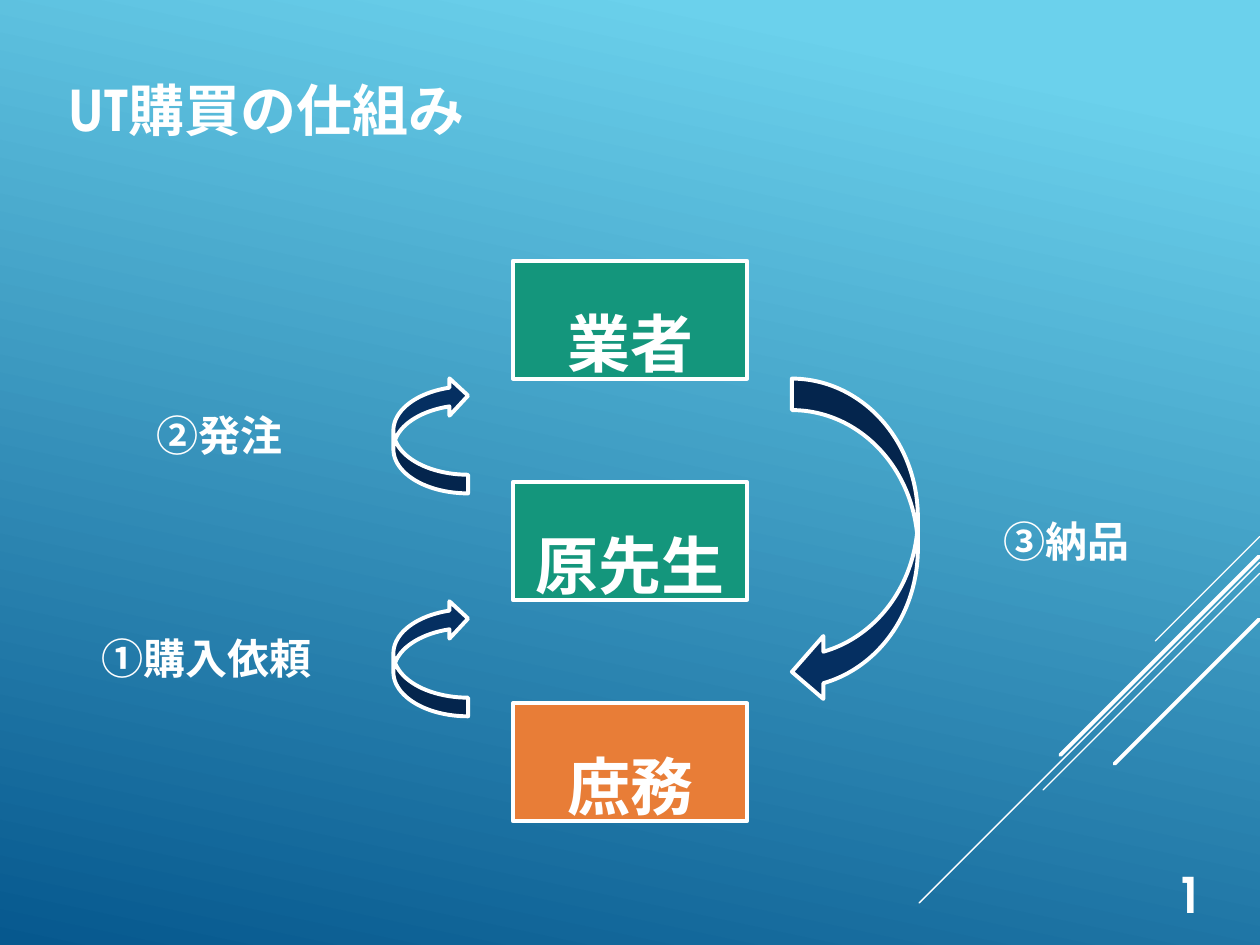
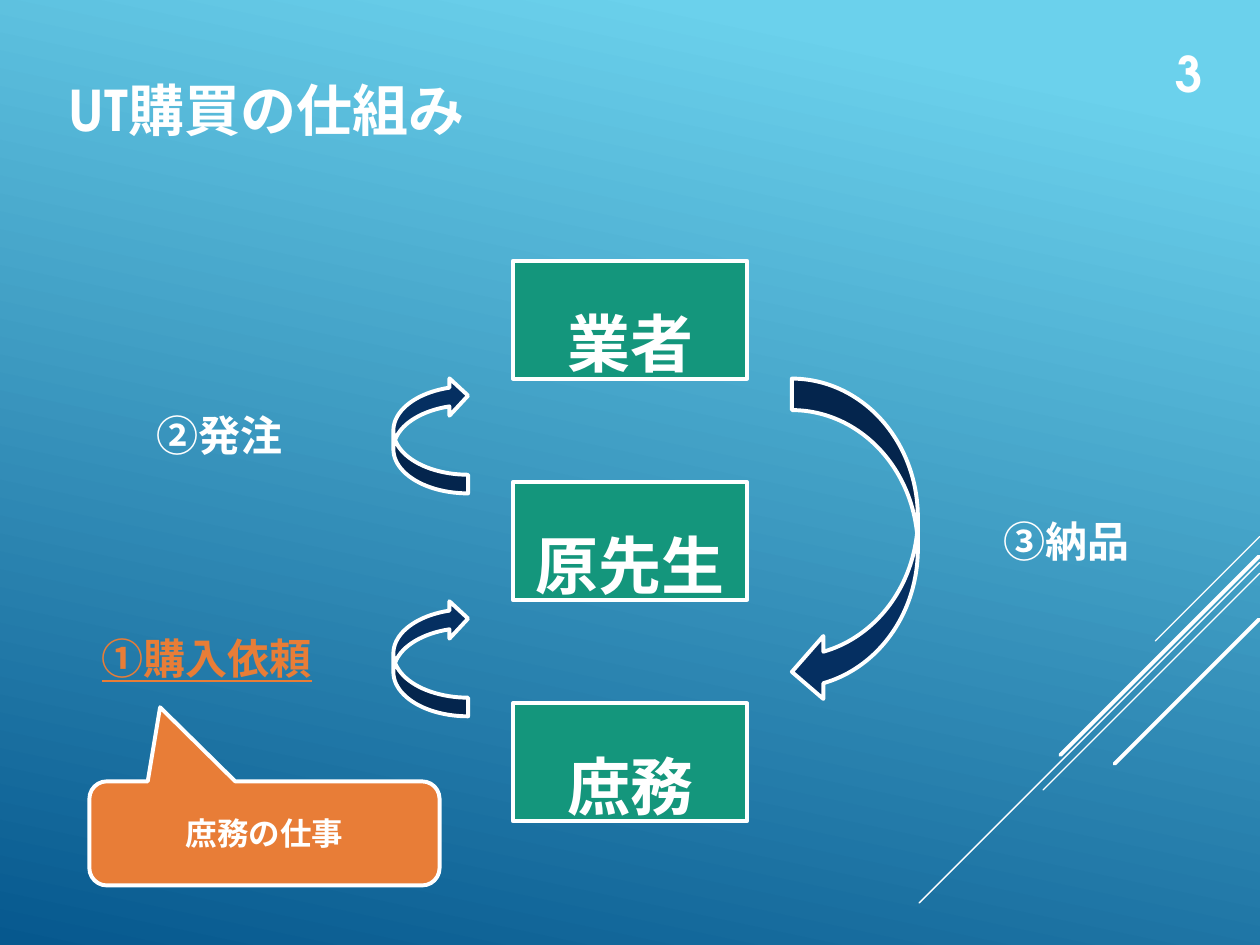
Before and after one commit to whcitizen/citizen-_task, a slide deck: slide 5 of 05_lab_orientation/庶務のお仕事.pptx (slide 7 before the commit). Drawn at 1260x945 pixels with LibreOffice and Linux fonts; fonts in the diff are those of the drawing. Boxes give left, top, right and bottom in pixels: in the first picture for what was removed or moved away, otherwise in the second. Text is boxed around its words. In the diff, an @@ line names an element or a change of style, - is before the commit and + after.

Commit message:
20180403 23:43
庶務のお仕事、ほぼ完成版をアップロード

```diff
--- a/05_lab_orientation/庶務のお仕事.pptx
+++ b/05_lab_orientation/庶務のお仕事.pptx
@@ text added at [1176,55,1203,93], 28 pt, text #FFFFFF, bold @@
+3
@@ text "①購入依頼" at [102,638,312,682]: text colour #FFFFFF to #E87D37, underline on @@
@@ rectangle "庶務" at [513,703,747,820]: fill #E87D37 to #14967C @@
@@ rounded speech box added at [89,781,440,886], fill #E87D37, outline #FFFFFF 2.25 pt, 18 pt, text #FFFFFF, bold @@
+庶務の仕事
@@ text removed at [1176,876,1203,913] @@
-1
```
Also in this commit, not shown: 14 other slides changed, 2 slides added, 2 slides removed.
